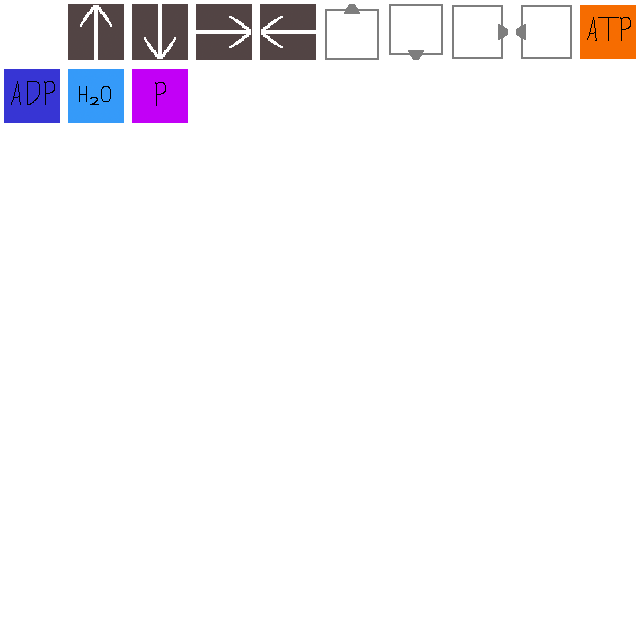
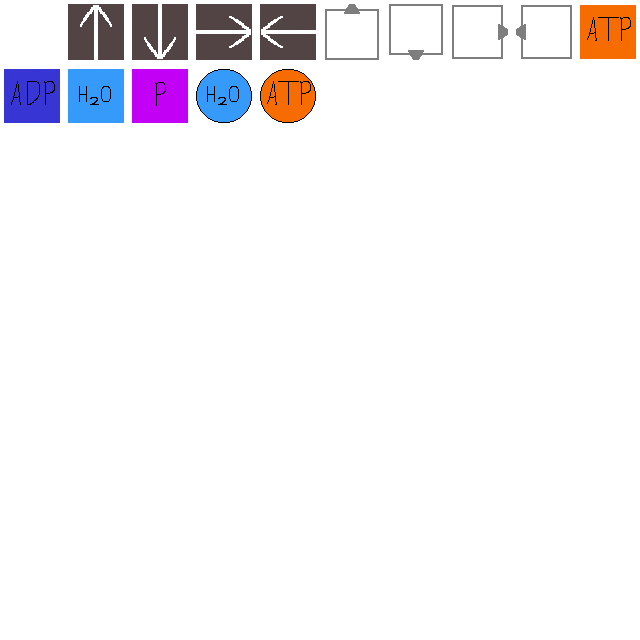
Layers edited between the first and the second 640×640 image:
added layer "H2O_round.png" above "ATP_round.png" over bbox(196, 69, 252, 123)
added layer "ATP_round.png" above "P.png" over bbox(260, 69, 316, 123)
